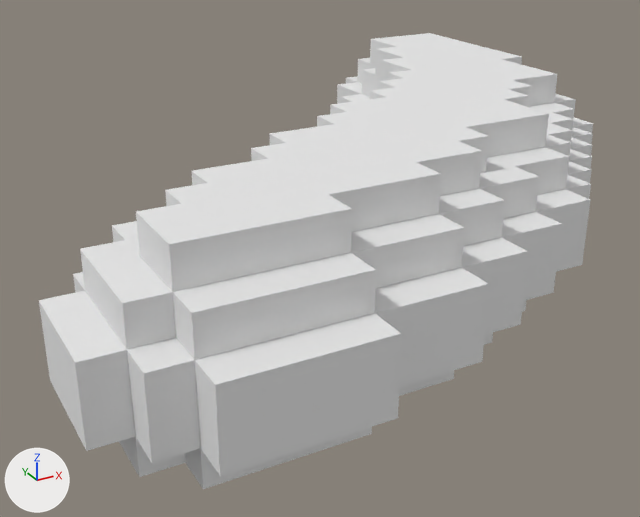
The OBJ model Assets/Prefabs/Team4/sausage.obj: old version first, new version second.
Before and after are seen from a 50 mm camera at (-1.396, -2.292, 2.048) aimed at (-0.135, 0.0, 0.902). Arrows for +X, +Y and +Z are at lower left; the lights stay in place. Where no turn or scale is listed for an object, it has been applied to the vertices. Vertices at the same position are counted once.

In view in the first picture: 'Untitled'.
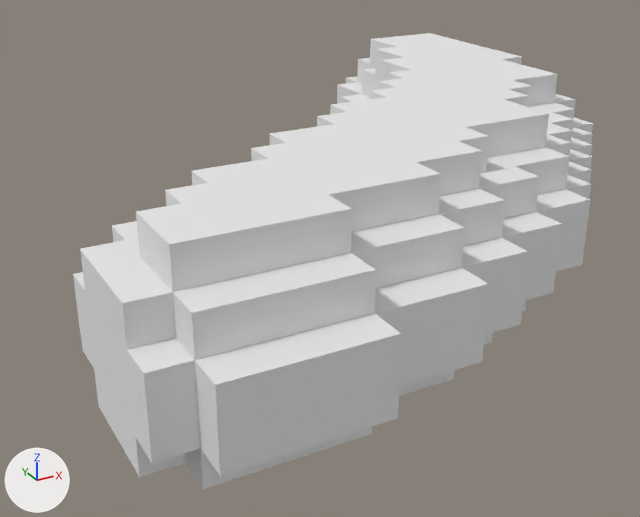
The newer file is also turned or shifted as a whole; pictures and numbers use the older file's frame.

What differs and where, as boxes [x1, y1, x2, y2] in the pictures (640 x 517 px):
'Untitled', reshaped (6% narrower): before [39, 33, 593, 489]; after [73, 33, 593, 489]
part 1 of me_untitled, cut back: before [39, 291, 136, 451]; after [85, 291, 136, 437]

Diff of the bpy script that builds the scene:
```diff
--- a/Assets/Prefabs/Team4/sausage.obj.py
+++ b/Assets/Prefabs/Team4/sausage.obj.py
@@ me_untitled @@
 # used by ob_untitled; location = (0.0, 0.0, 0.0)
-me_untitled.from_pydata(...)  # 473 vertices, 942 faces; spans x -1.1..1.1, y -1.0..1.1, z 0.9..1.4
+me_untitled.from_pydata(...)  # 469 vertices, 934 faces; spans x -1.0..1.1, y -1.0..1.1, z 0.9..1.4
+# me_untitled part 1
+# 4 vertices are removed from x -1.1, y -0.8..-0.5, z 1.0..1.2
+# 10 faces are deleted
+# 2 new faces join them
 me_untitled.materials.append(mat_palette)
```
